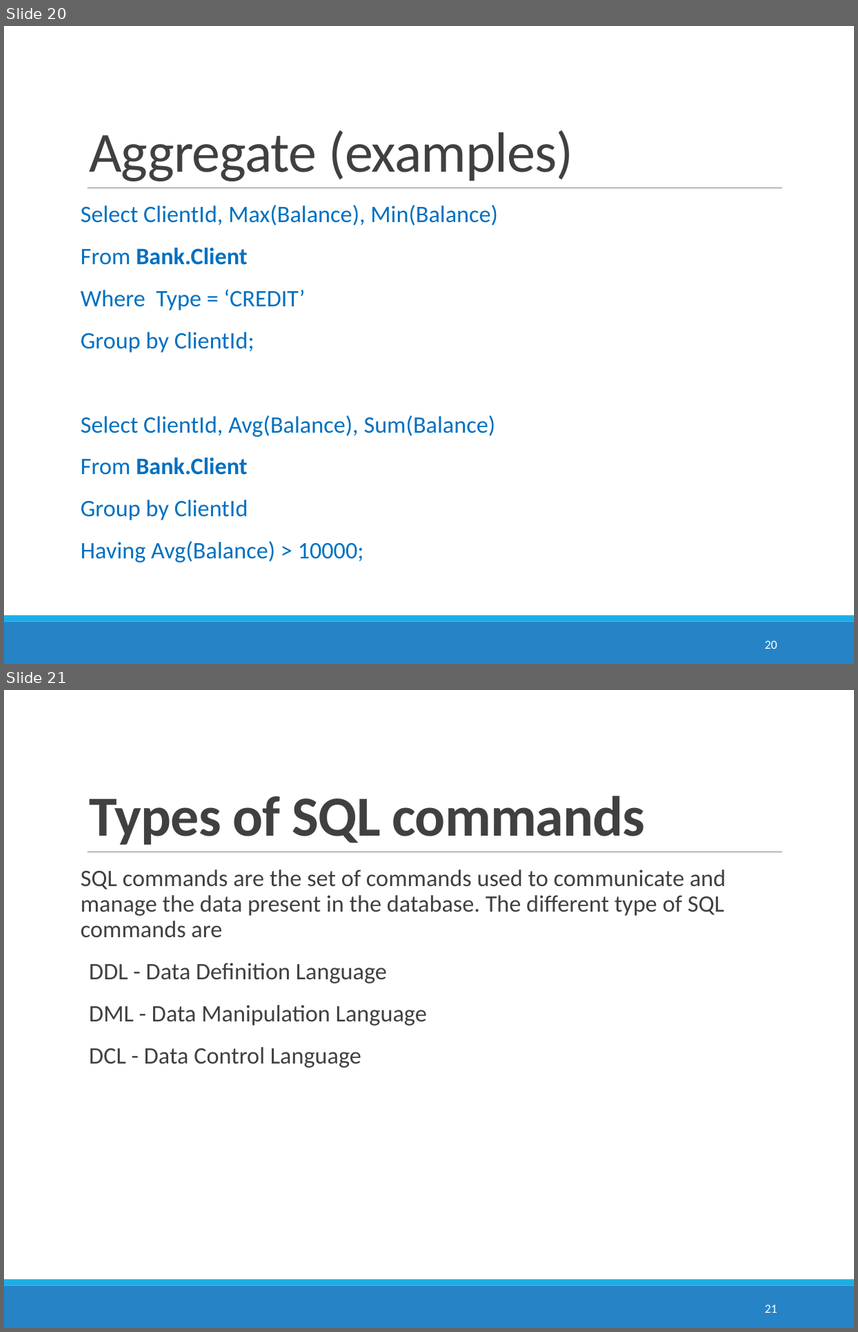
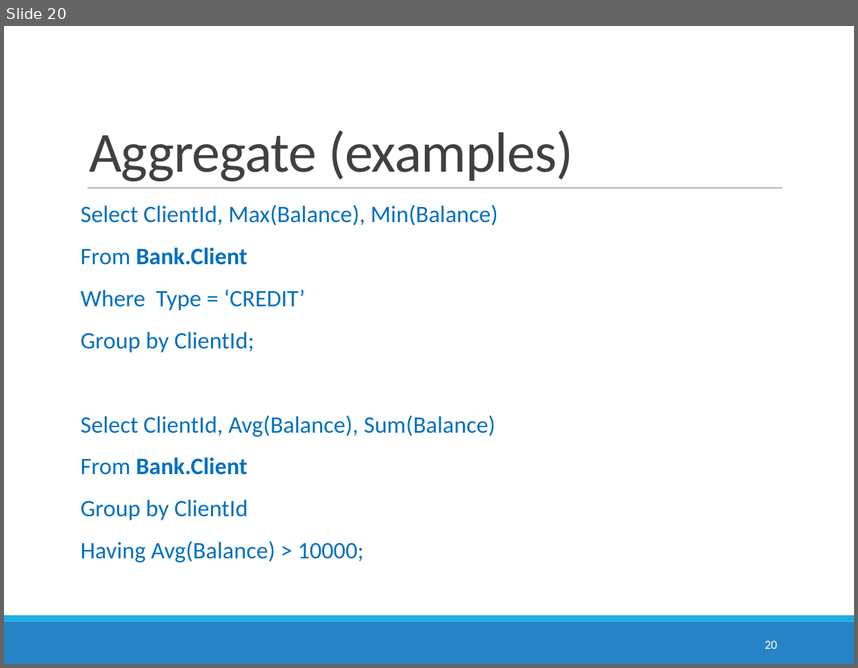
Before and after one commit to Andriisu/DatabaseLessons, a slide deck: Lesson1/Database_5.pptx. Shown one above the other, each under a label of ours: slides 20 and 21 before the commit, slide 20 after it. The pictures are 858x1332 and 858x668 pixels, drawn with LibreOffice and Linux fonts; fonts in the diff are those of the drawing. Boxes give left, top, right and bottom in pixels: in the first picture for what was removed or moved away, otherwise in the second. Text is boxed around its words. In the diff, an @@ line names an element or a change of style, - is before the commit and + after.

```diff
--- a/Lesson1/Database_5.pptx
+++ b/Lesson1/Database_5.pptx
@@ slide 21 removed at (4, 690, 854, 1328), background #FFFFFF; not listed: 3 template elements that a slide beside it also shows @@
@@ title removed at (89, 796, 646, 845) @@
-Types of SQL commands
@@ text removed at (81, 869, 726, 1067) @@
-SQL commands are the set of commands used to communicate and manage the data present in the database. The different type of SQL commands are
-  DDL - Data Definition Language
-  DML - Data Manipulation Language
-  DCL - Data Control Language
@@ page number removed at (765, 1304, 777, 1312) @@
-21
```
Also in this commit, not shown: 3 slides changed, 3 other slides removed, 2 other files.
